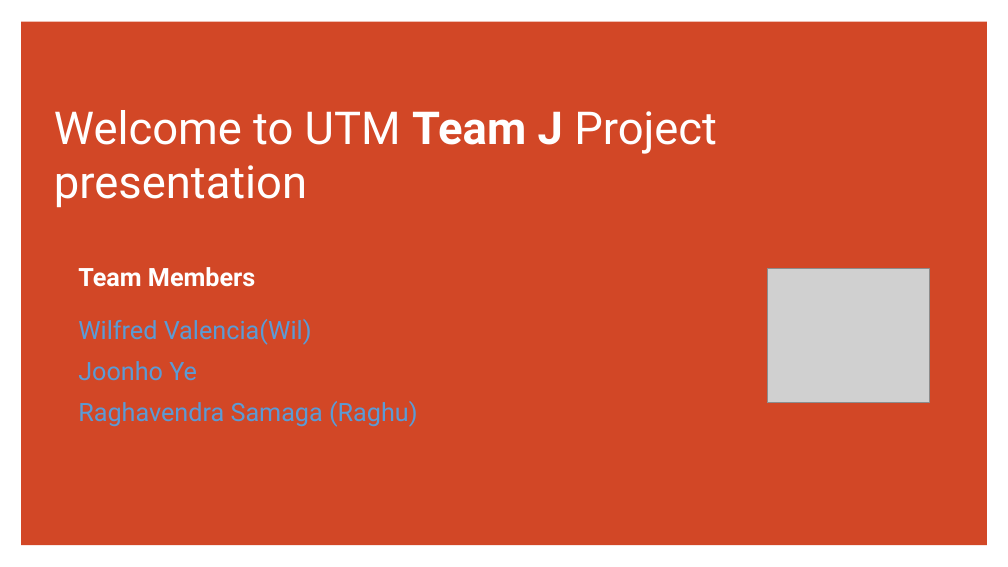
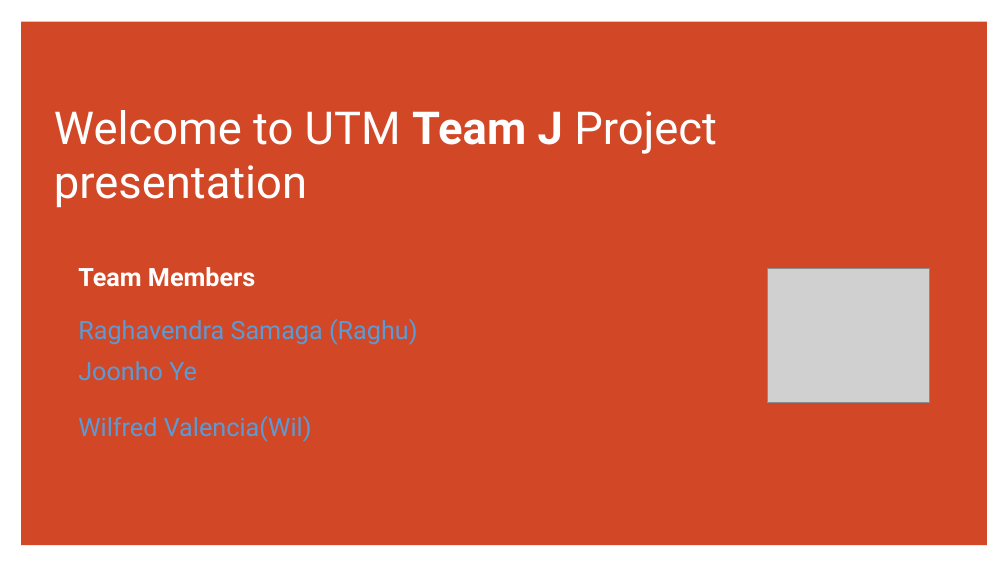
Before and after one commit to rsbtoronto/UofTTeamJTermProject, a slide deck: slide 1 of Welcome to Team J Project.pptx. Drawn at 1008x567 pixels with LibreOffice and Linux fonts; fonts in the diff are those of the drawing; grey boxes stand for pictures. Boxes give left, top, right and bottom in pixels: in the first picture for what was removed or moved away, otherwise in the second. Text is boxed around its words. In the diff, an @@ line names an element or a change of style, - is before the commit and + after.

```diff
--- a/Welcome to Team J Project.pptx
+++ b/Welcome to Team J Project.pptx
@@ subtitle at (78,319,417,380): paragraphs added @@
+Raghavendra Samaga (Raghu)
+Joonho Ye
@@ subtitle at (78,361,417,427): paragraphs removed @@
-Joonho Ye
-Raghavendra Samaga (Raghu)
@@ subtitle at (78,416,312,442): line spacing 1 to 1.5; more space between paragraphs @@
```
Also in this commit, not shown: 2 other slides changed, 1 slide removed.
